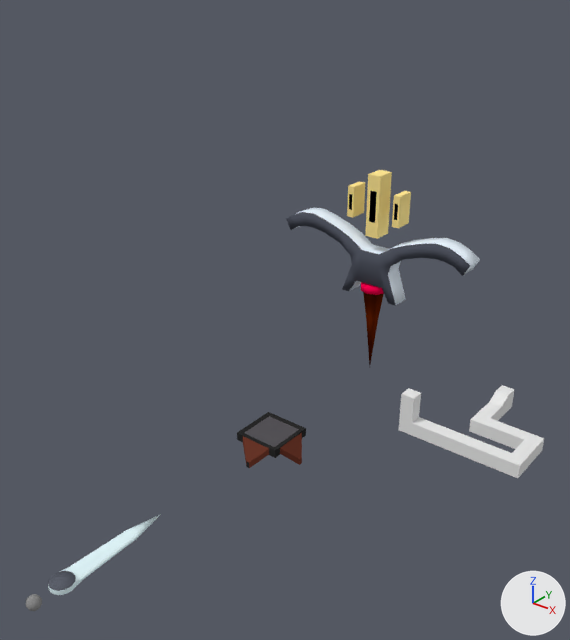
What one commit did to the Blender file Blend Files/Blend/start.blend.
The view is the same before and after, from a 50 mm camera at (7.58, -9.09, 8.05) aimed at (1.13, -1.03, 3.05). Arrows for +X, +Y and +Z are at lower right; the lights stay in place. The same objects are shown in both versions, whatever each file hides.

Before the edit, the objects in view are built like this:
```python
me_bosy = bpy.data.meshes.new('bosy')
me_bosy.from_pydata(...)  # 154 vertices, 150 faces; spans x -10.8..10.8, y -1.4..1.4, z -13.6..8.1
# faces by material slot: [40, 3, 44, 27, 20, 16]
me_bosy.materials.append(mat_bossy1)  # white #e9f4ff
me_bosy.materials.append(mat_bossy3)  # black #000000
me_bosy.materials.append(mat_bossy2)  # dark blue #515561
me_bosy.materials.append(mat_bossy4)  # yellow #ffe793
me_bosy.materials.append(mat_bossy5)  # pink #ff004f
me_bosy.materials.append(mat_bossy6)  # brown #662100
me_cube_001 = bpy.data.meshes.new('Cube.001')
me_cube_001.from_pydata(...)  # 94 vertices, 96 faces; spans x -8.8..9.2, y -3.8..12.2, z -1.4..4.6
me_cube_001.materials.append(mat_main)  # white #e7e7e7
me_sphere = bpy.data.meshes.new('Sphere')
me_sphere.from_pydata(...)  # 213 vertices, 242 faces; spans x -0.18..0.19, y -0.09..2.35, z -0.11..0.11
me_sphere.polygons.foreach_set('use_smooth', [True] * 242)
# faces by material slot: [102, 100, 40]
me_sphere.materials.append(mat_sword1)  # white #e5faff
me_sphere.materials.append(mat_sword2)  # grey #8d8d8d
me_sphere.materials.append(mat_sword3)  # dark grey #5c606b
ob_boss1 = bpy.data.objects.new('boss1', me_bosy)
ob_boss1.location = (0.0, 3.19, 2.58)
ob_boss1.scale = (0.191, 0.191, 0.191)
ob_round_sword = bpy.data.objects.new('round sword', me_sphere)
ob_round_sword.location = (0.0, -5.03, 0.0)
ob_test_level_default = bpy.data.objects.new('test level default', me_cube_001)
ob_test_level_default.location = (3.67, 0.0, 1.64)
ob_test_level_default.scale = (0.103, 0.103, 0.103)
# also in view: 'boss guns' at (0.0, 0.0, -0.08)
```
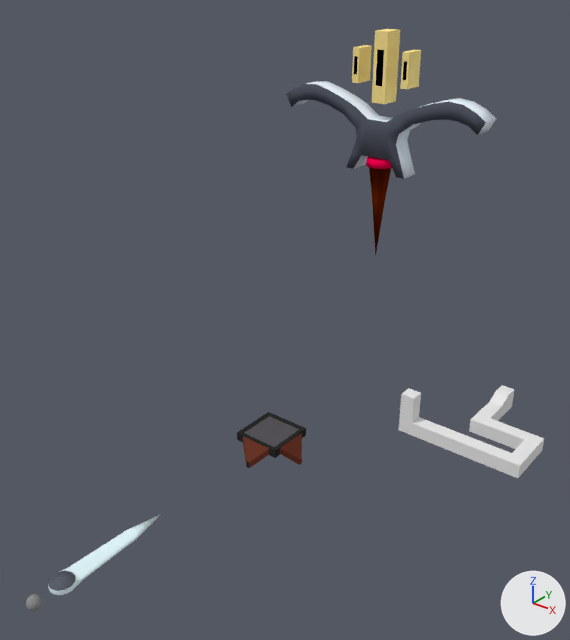
Pixel boxes [x1, y1, x2, y2] of what changed, in the pictures (570 x 640 px):
'boss1', rescaled (9% wider, 15% taller): before [286, 170, 480, 367]; after [286, 29, 497, 255]

What changed in the scene script:
```text
Change me_bosy:
    where me_bosy.from_pydata(...)  # 154 vertices, 150 faces; spans x -10.8..10.8, y -1.4..1.4, z -13.6..8.1
    used by ob_boss1; location = (0.0, 3.19, 2.58); scale = (0.191, 0.191, 0.191)
    me_bosy part 1: the whole mesh is scaled about its middle by 0.191, then moved by (0.0, 0.0, 4.7)
Change ob_boss1:
    ob_boss1.scale: (0.191, 0.191, 0.191) -> (1.0, 1.0, 1.0)
```
